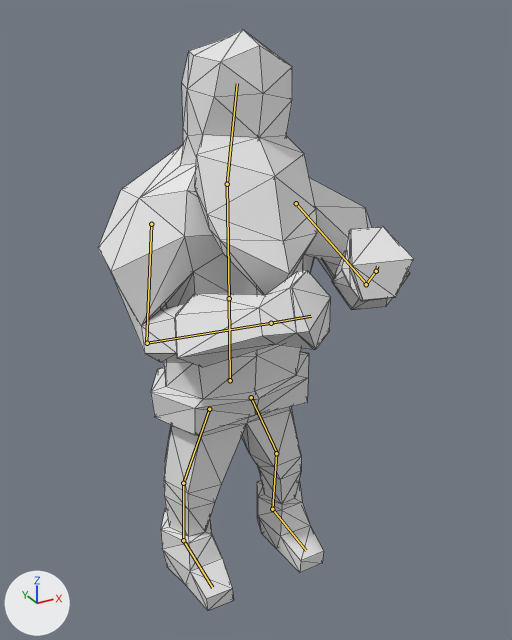
The Blender file Animations/WarriorTalk.blend: old version first, new version second.
Camera for both pictures: a 50 mm camera at (-4.71, -9.37, 9.16) aimed at (0.02, -0.78, 4.86). The lights are fixed; the arrows at lower left show +X, +Y and +Z. Both versions are drawn at frame 10 of the action 'ArmatureAction.001'; the numbers are the values there. The bones that bend it are drawn over the model as lines. Mesh edges are drawn as thin lines.
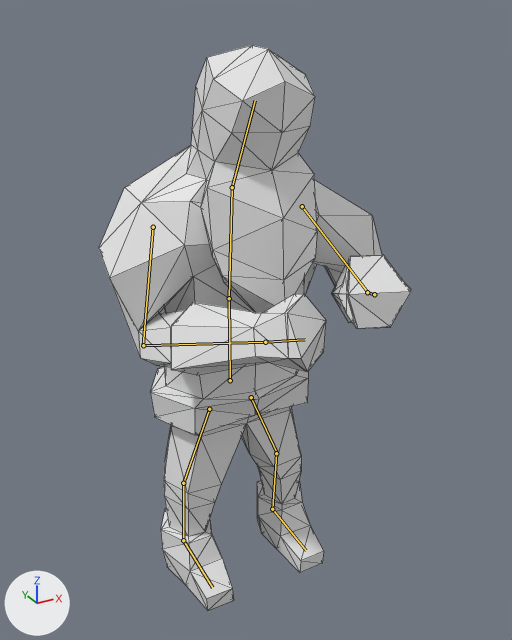
Location of each change, (x1, y1, x2, y2) in pixels of the pictures (512 x 640 px):
'Cube.008', posed: before (98, 29, 414, 611); after (99, 45, 411, 611)
bone 'Chest', root to tip: before (229, 298) to (227, 184); after (229, 298) to (232, 187)
bone 'Head', root to tip: before (227, 184) to (237, 83); after (232, 187) to (255, 100)

The edits, one by one:
Bone 'Chest' (bone_chest) turns from (0, 0, 0) to (6, -2, 0) degrees about its own x, y and z.
Bone 'Head' (bone_head) turns from (5, 0, -5) to (20, 5, -1) degrees about its own x, y and z.
